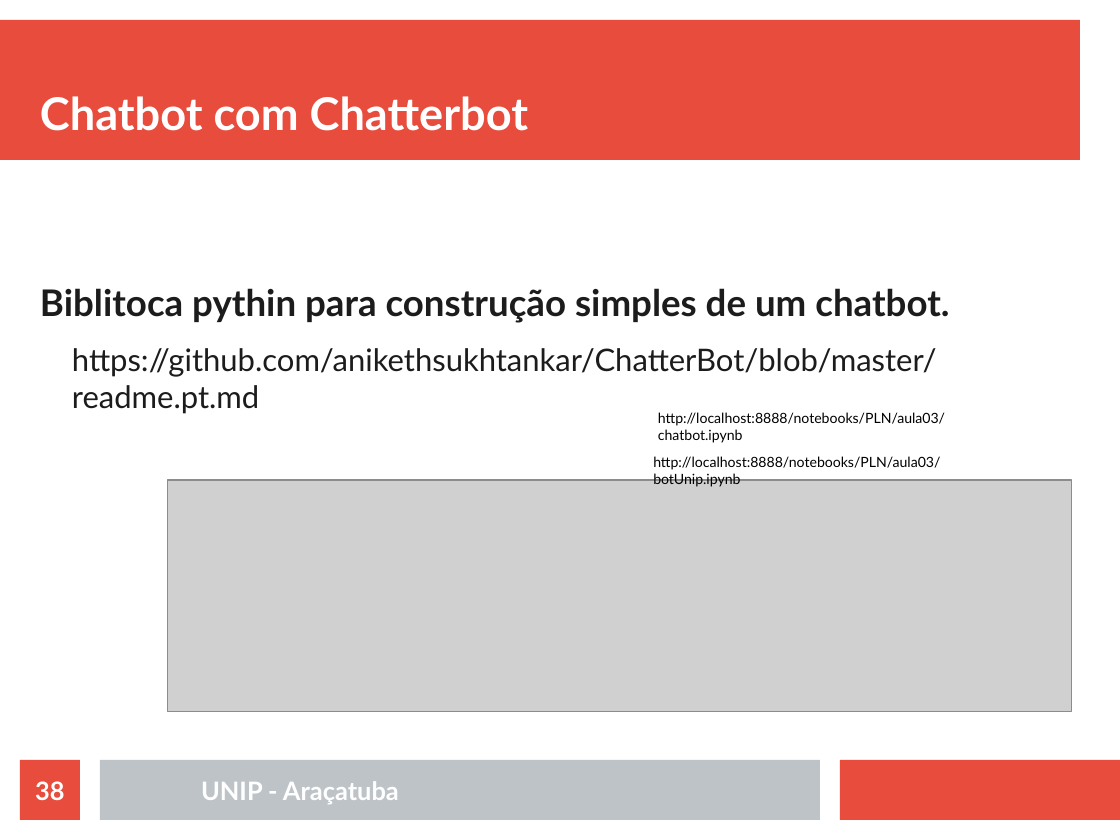
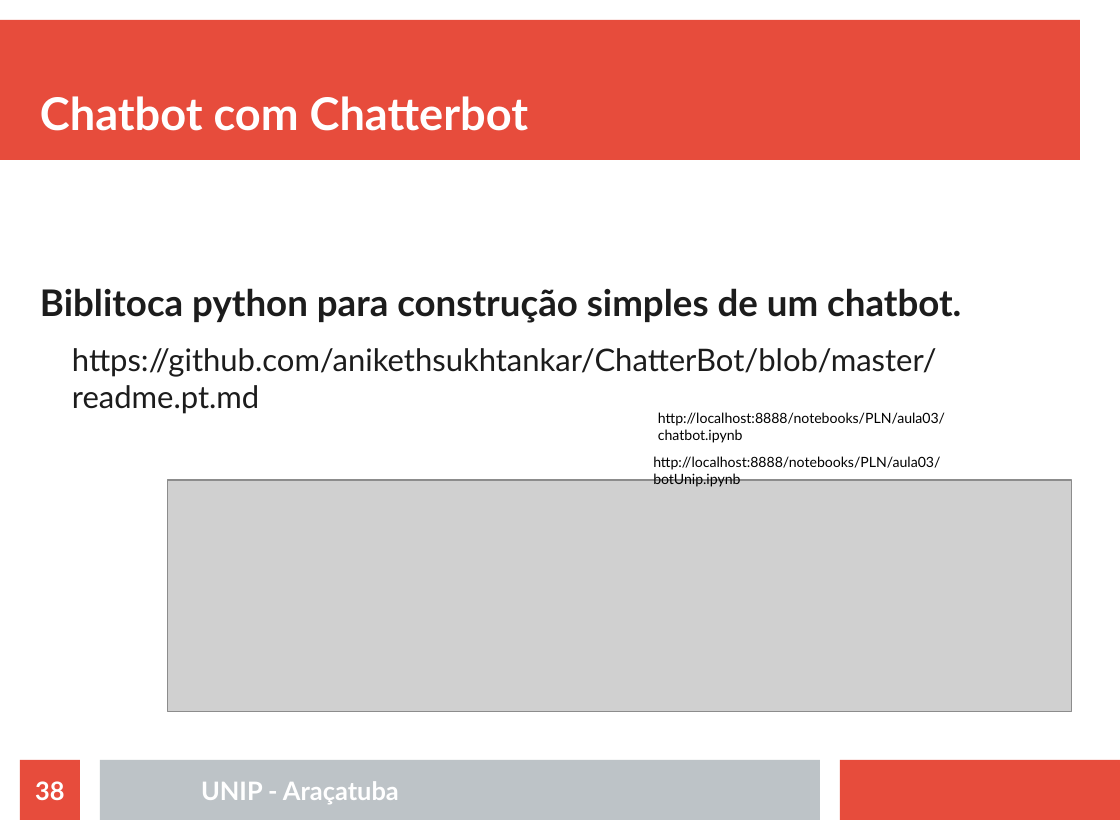
Before and after one commit to rafaelstojoao/pos-unip, a slide deck: slide 38 of [2020][modulo][Processamento_Linguagem_Natural]/[aula]03[chatbot].odp. Drawn at 1120x840 pixels with LibreOffice and Linux fonts; fonts in the diff are those of the drawing; grey boxes stand for pictures. Boxes give left, top, right and bottom in pixels: in the first picture for what was removed or moved away, otherwise in the second. Text is boxed around its words. In the diff, an @@ line names an element or a change of style, - is before the commit and + after.

```diff
--- a/[2020][modulo][Processamento_Linguagem_Natural]/[aula]03[chatbot].odp
+++ b/[2020][modulo][Processamento_Linguagem_Natural]/[aula]03[chatbot].odp
@@ text at (x1=40, y1=288, x2=961, y2=323): text changed @@
-Biblitoca pythin para construção simples de um chatbot.
+Biblitoca python para construção simples de um chatbot.
```
Also in this commit, not shown: 2 other slides changed, 31 other files.
